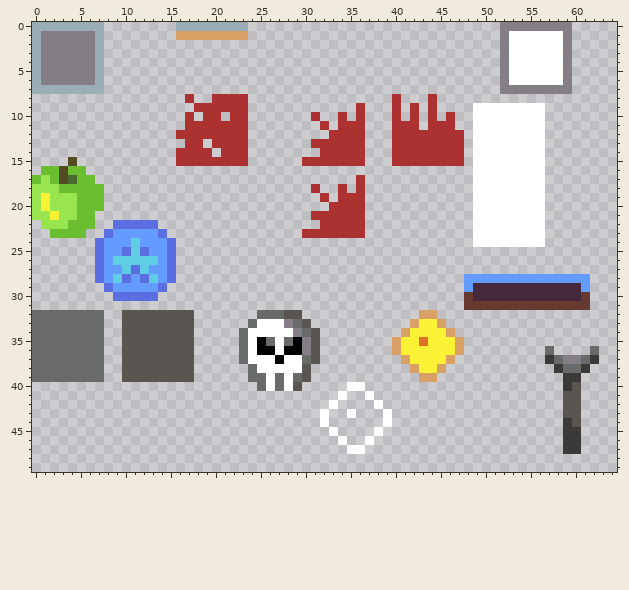
A sprite sheet gets an edit: Assets/Sprites & Tiles/Sprites/placeholders.png. Above is the file before it was changed.
The file is 66x66 pixels. Shown: x 0..64, y 0..49.
The result:
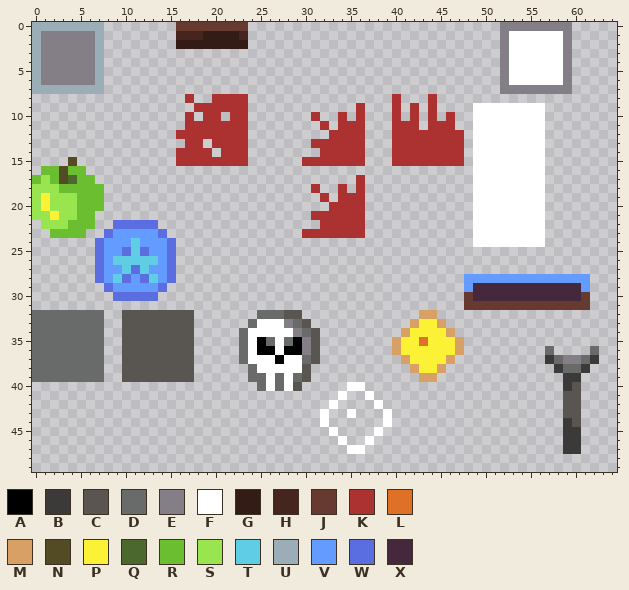
Palette (. is transparent): A #000000  B #3b3a38  C #595652  D #696a6a  E #847e87  F #ffffff  G #331b16  H #47251f  J #663931  K #ac3232  L #df7126  M #d9a066  N #524b24  P #fbf236  Q #4b692f  R #6abe30  S #99e550  T #5fcde4  U #9badb7  V #639bff  W #5b6ee1  X #45283c
What changed:
y 0: x 16..23 UUUUUUUU -> JJJJJJJJ
y 1: x 16..23 MMMMMMMM -> HHHGGGGH
y 2: x 16..23 ........ -> GGGGGGGG
Pixel boxes of the changes (left, top, right, bottom) in both pictures:
changed: (176, 22, 248, 49)
